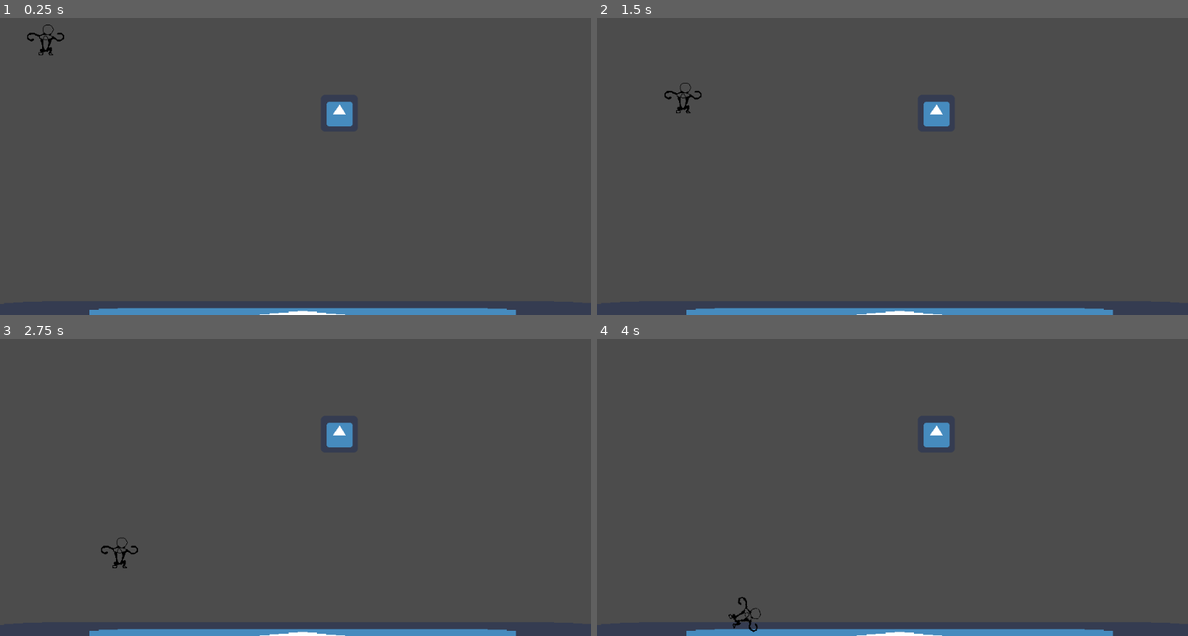
Above: before the commit, frames 1-4 (two rows, left to right).
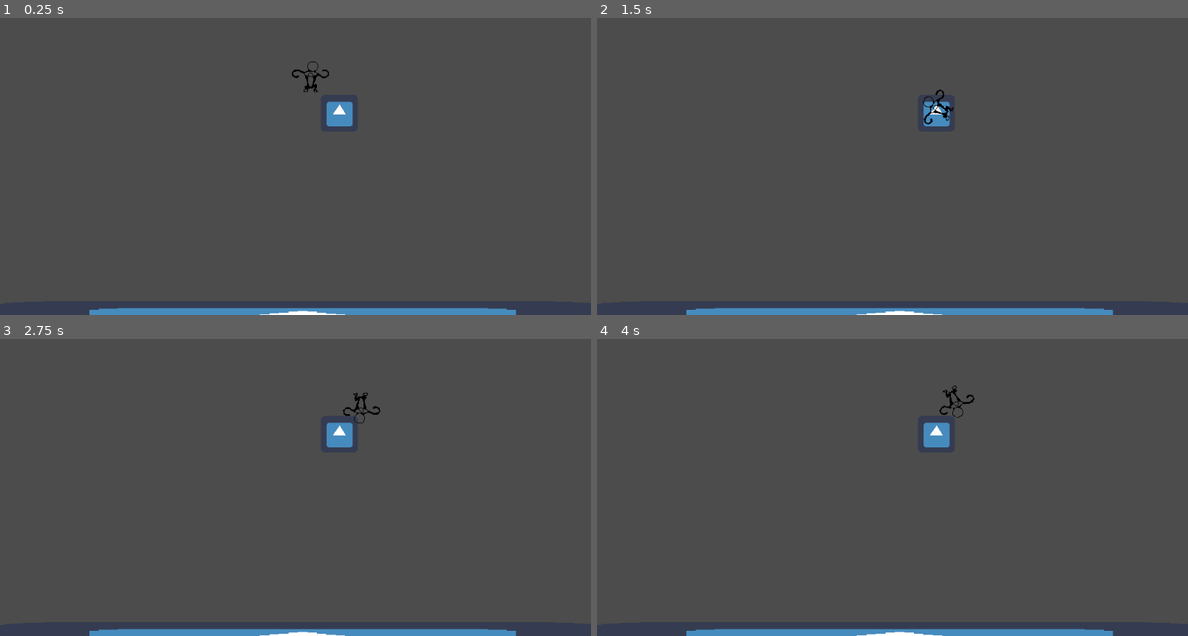
Above: after the commit, the same moments.

Repository: 2S-2-Semanas/gmtk2021
Game: Godot game, scene res://sandbox/SandboxScene.tscn
The game is run twice, just before and just after one commit, with the same random seed, the same clock (stepped at 60 frames per second) and the same inputs. The engine's default icon, where the game draws it, is replaced by a stand-in: a white triangle on a blue panel in a dark square.
Inputs:
- Up to frame 1 (0.25 s): no input
- Up to frame 2 (1.5 s): hold Right (ui_right) 0.53-1.28 s; hold Space (grab) 0.53-1.28 s; hold Left (ui_left) from 1.28 s (still down); tap Space (grab) at 1.35 s
- Up to frame 3 (2.75 s): release Left (ui_left) at 2.03 s; hold Right (ui_right) from 2.03 s (still down); hold Space (grab) from 2.03 s (still down)
- Up to frame 4 (4 s): release Space (grab) at 2.78 s; tap Space (grab) at 2.85 s; release Right (ui_right) at 3.53 s; hold Left (ui_left) from 3.53 s (still down); hold Space (grab) from 3.53 s (still down)

The runs differ from the first frame. In frame 1, 0.3% of the frame differs, in the area x 4-56%, y 2-26%; in frame 2, 0.3%, in the area x 11-61%, y 21-36%; in frame 3, 0.3%; in frame 4, 0.3%.

Commit message:
grab right hand

Diff:
--- a/monkey/Monkey.gd
+++ b/monkey/Monkey.gd
@@ -2,9 +2,17 @@
 
 const IMPULSE := Vector2(100, 0)
 
+var left_pin_joint: PinJoint2D
+var right_pin_joint: PinJoint2D
+
+var right_hand_grab := false
+
 var _direction := 0
 
-func _physics_process(delta):
+func _ready():
+	right_pin_joint = PinJoint2D.new()
+
+func _physics_process(_delta):
 	if Input.is_action_just_pressed("ui_left"):
 		_direction -= 1
 	elif Input.is_action_just_pressed("ui_right"):
@@ -12,4 +20,19 @@
 	else:
 		_direction = 0
 
+	if Input.is_action_pressed("grab"):
+		pass
+
 	apply_impulse(Vector2.ZERO, IMPULSE * _direction)
+
+
+func _on_RightArmArea2D_body_entered(body):
+	right_pin_joint.position = $RightArmPosition2D.position
+	right_pin_joint.node_a = get_path()
+	right_pin_joint.node_b = body.get_path()
+	right_pin_joint.bias = 0.9
+	if (!right_hand_grab):
+		add_child(right_pin_joint)
+		right_hand_grab = true
+
+	print("entro aqui no hay duda")
--- a/monkey/Monkey.tscn
+++ b/monkey/Monkey.tscn
@@ -26,14 +26,19 @@
 [node name="Monkey" type="RigidBody2D"]
 script = ExtResource( 2 )
 
+[node name="RightArmPosition2D" type="Position2D" parent="."]
+position = Vector2( 30.2453, 0 )
+
 [node name="MonkeyAnimatedSprite" type="AnimatedSprite" parent="."]
 frames = SubResource( 2 )
 playing = true
 
 [node name="RightArmArea2D" type="Area2D" parent="MonkeyAnimatedSprite"]
+collision_layer = 7
+collision_mask = 7
 
 [node name="RightArmCollisionShape2D2" type="CollisionShape2D" parent="MonkeyAnimatedSprite/RightArmArea2D"]
-position = Vector2( 24.277, -0.222725 )
+position = Vector2( 24.277, -0.44545 )
 shape = SubResource( 3 )
 
 [node name="LeftArmArea2D" type="Area2D" parent="MonkeyAnimatedSprite"]
@@ -47,3 +52,8 @@
 [node name="MonkeyCollisionShape2D" type="CollisionShape2D" parent="."]
 position = Vector2( 0, 5.3454 )
 shape = SubResource( 5 )
+
+[node name="LeftArmPosition2D" type="Position2D" parent="."]
+position = Vector2( -30.245, 0 )
+
+[connection signal="body_entered" from="MonkeyAnimatedSprite/RightArmArea2D" to="." method="_on_RightArmArea2D_body_entered"]
--- a/sandbox/SandboxScene.tscn
+++ b/sandbox/SandboxScene.tscn
@@ -13,4 +13,4 @@
 position = Vector2( 71.9189, -359.162 )
 
 [node name="Monkey" parent="." instance=ExtResource( 1 )]
-position = Vector2( 78.5622, 113.147 )
+position = Vector2( 538.182, 176.787 )
